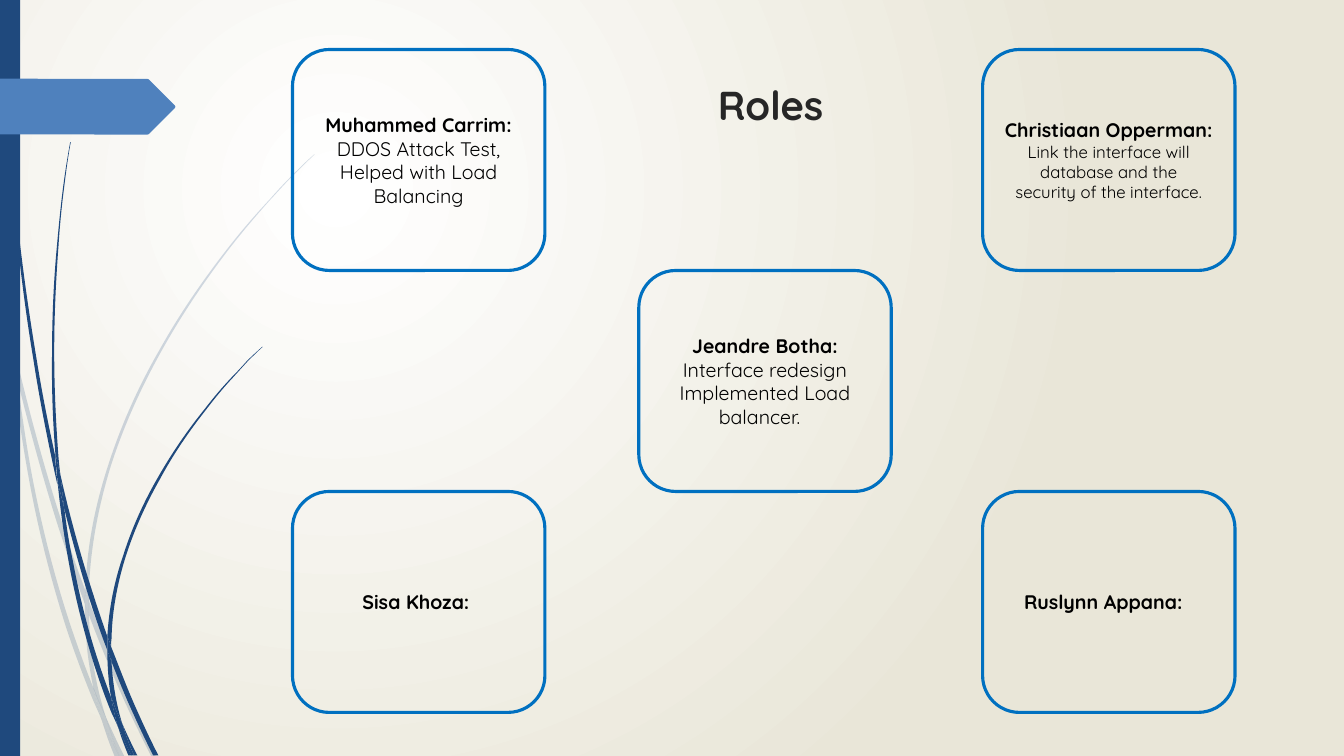
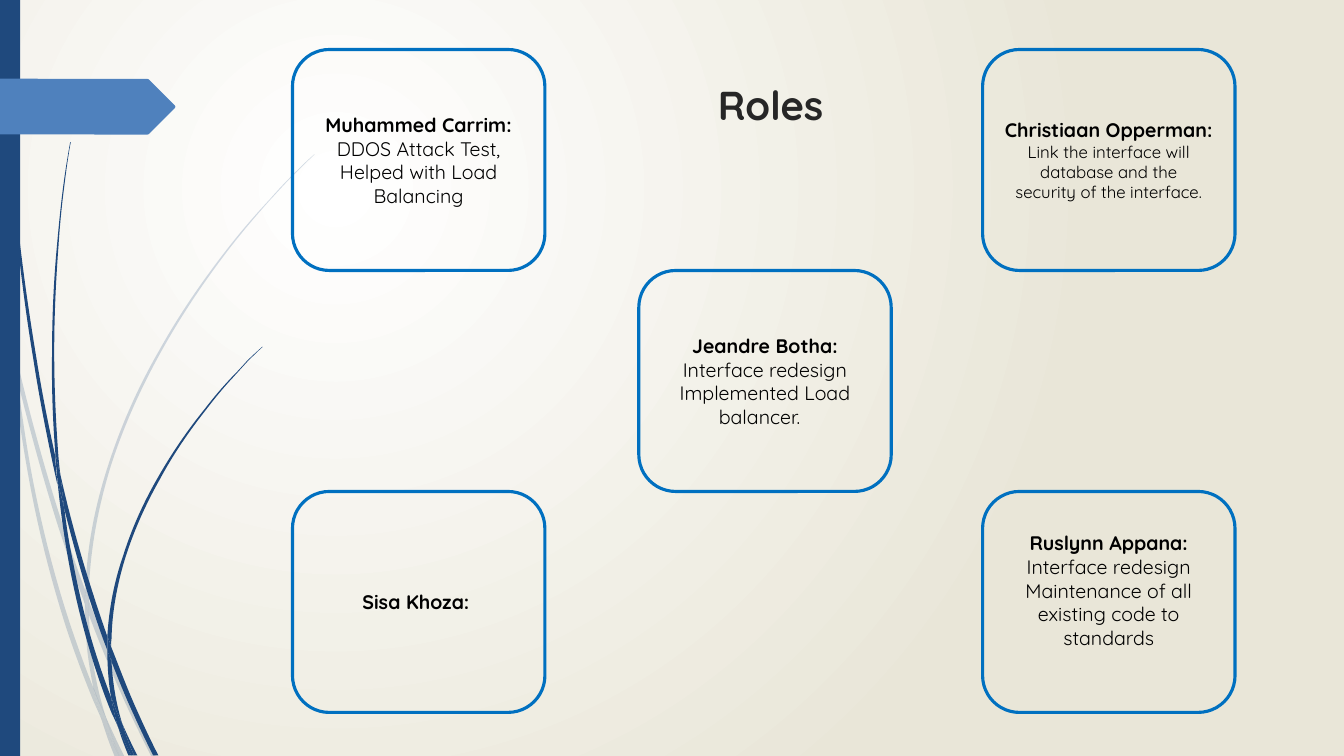
Before and after one commit to cos301-2019-se/Defendr, a slide deck: slide 2 of SRS/SlideShow4.pptx. Drawn at 1344x756 pixels with LibreOffice and Linux fonts; fonts in the diff are those of the drawing. Boxes give left, top, right and bottom in pixels: in the first picture for what was removed or moved away, otherwise in the second. Text is boxed around its words. In the diff, an @@ line names an element or a change of style, - is before the commit and + after.

Commit message:
Added Role

```diff
--- a/SRS/SlideShow4.pptx
+++ b/SRS/SlideShow4.pptx
@@ text in rounded rectangle at (1025,553,1192,646): paragraphs added @@
+Interface redesign
+Maintenance of all existing code to standards
```
